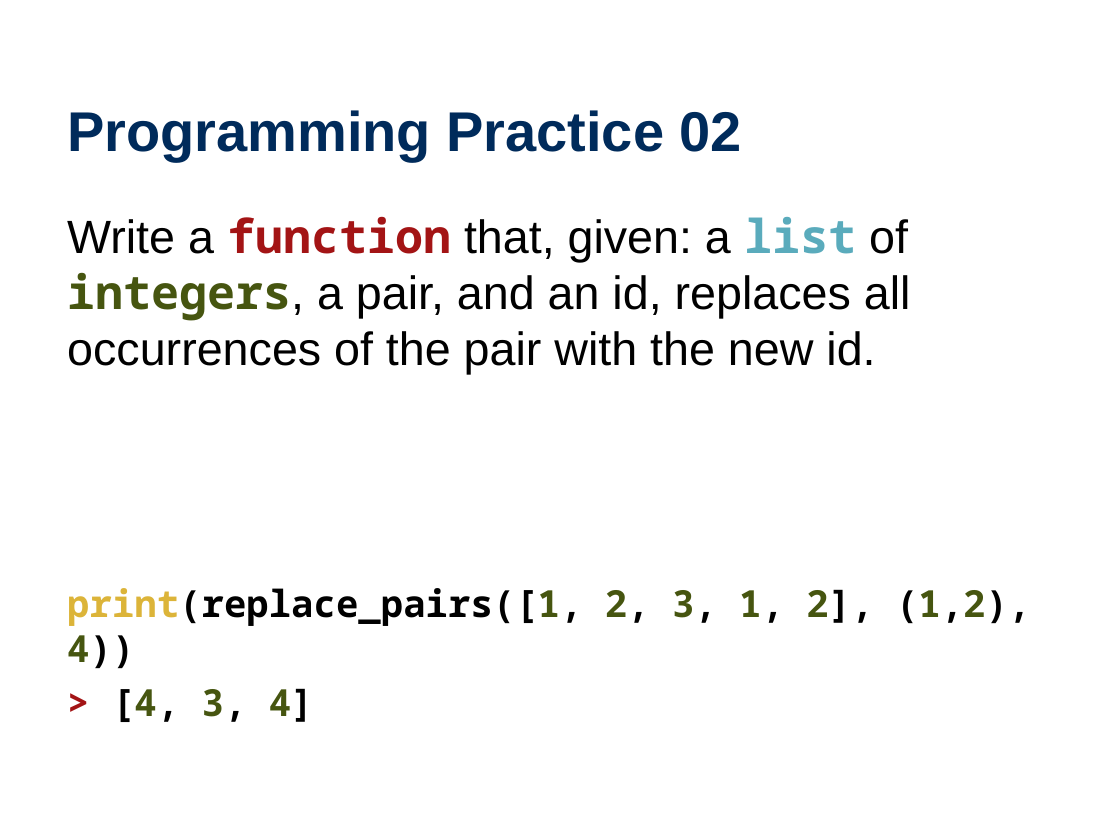
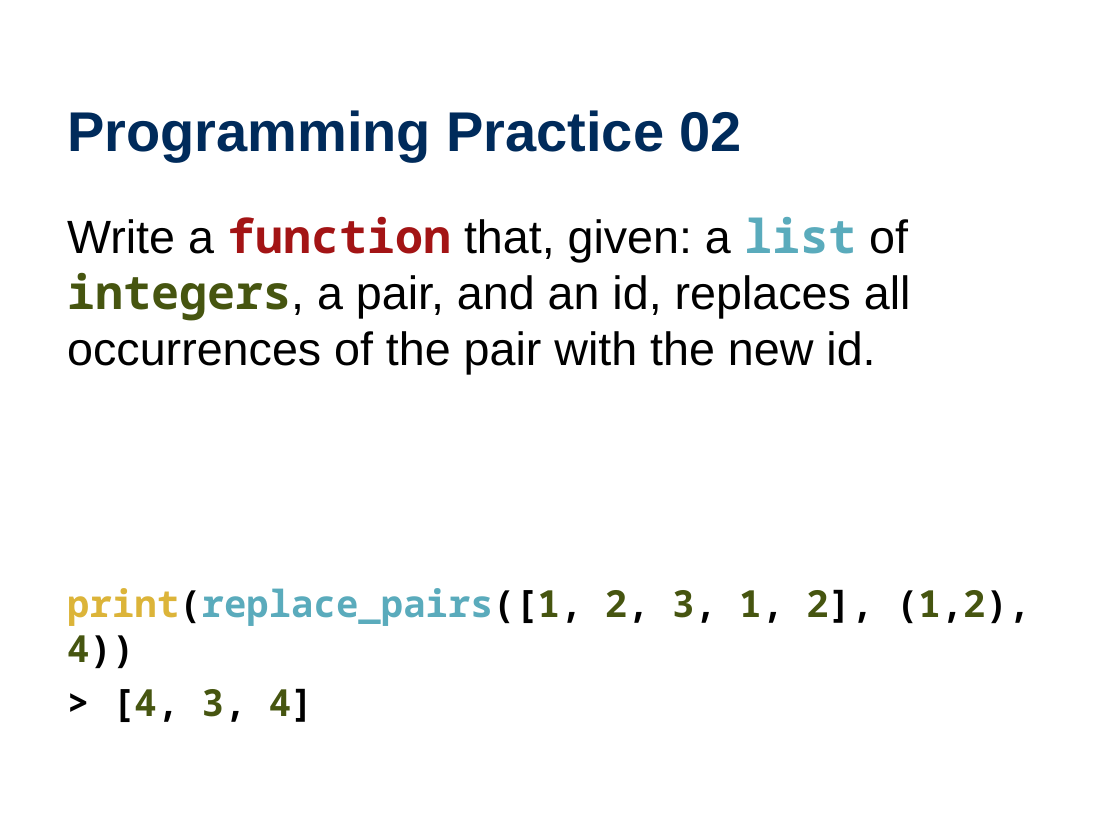
Before and after one commit to wtheisen/nd-cse-10124-lectures, a slide deck: slide 3 of Blank/Lecture_04_ Tokenization.pptx. Drawn at 1120x840 pixels with LibreOffice and Linux fonts; fonts in the diff are those of the drawing. Boxes give left, top, right and bottom in pixels: in the first picture for what was removed or moved away, otherwise in the second. Text is boxed around its words. In the diff, an @@ line names an element or a change of style, - is before the commit and + after.

```diff
--- a/Blank/Lecture_04_ Tokenization.pptx
+++ b/Blank/Lecture_04_ Tokenization.pptx
@@ text at (67,588,1030,722): text colour #000000 to #5AABBC in "print(replace_pairs([1,"; text colour #A31415 to #000000 in ">" @@
```
Also in this commit, not shown: 7 other slides changed, 7 slides added, 1 slide removed, 2 other files.
